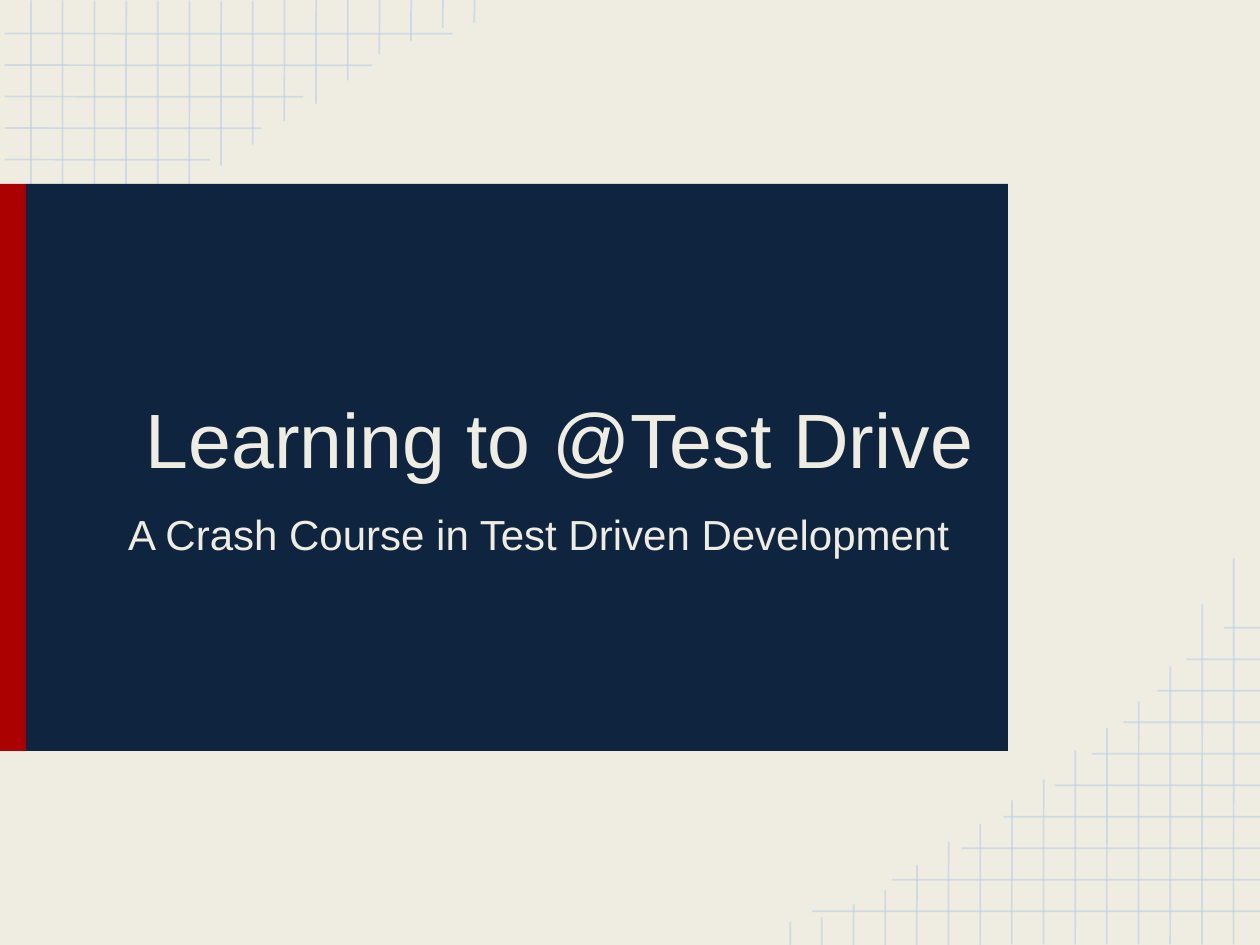
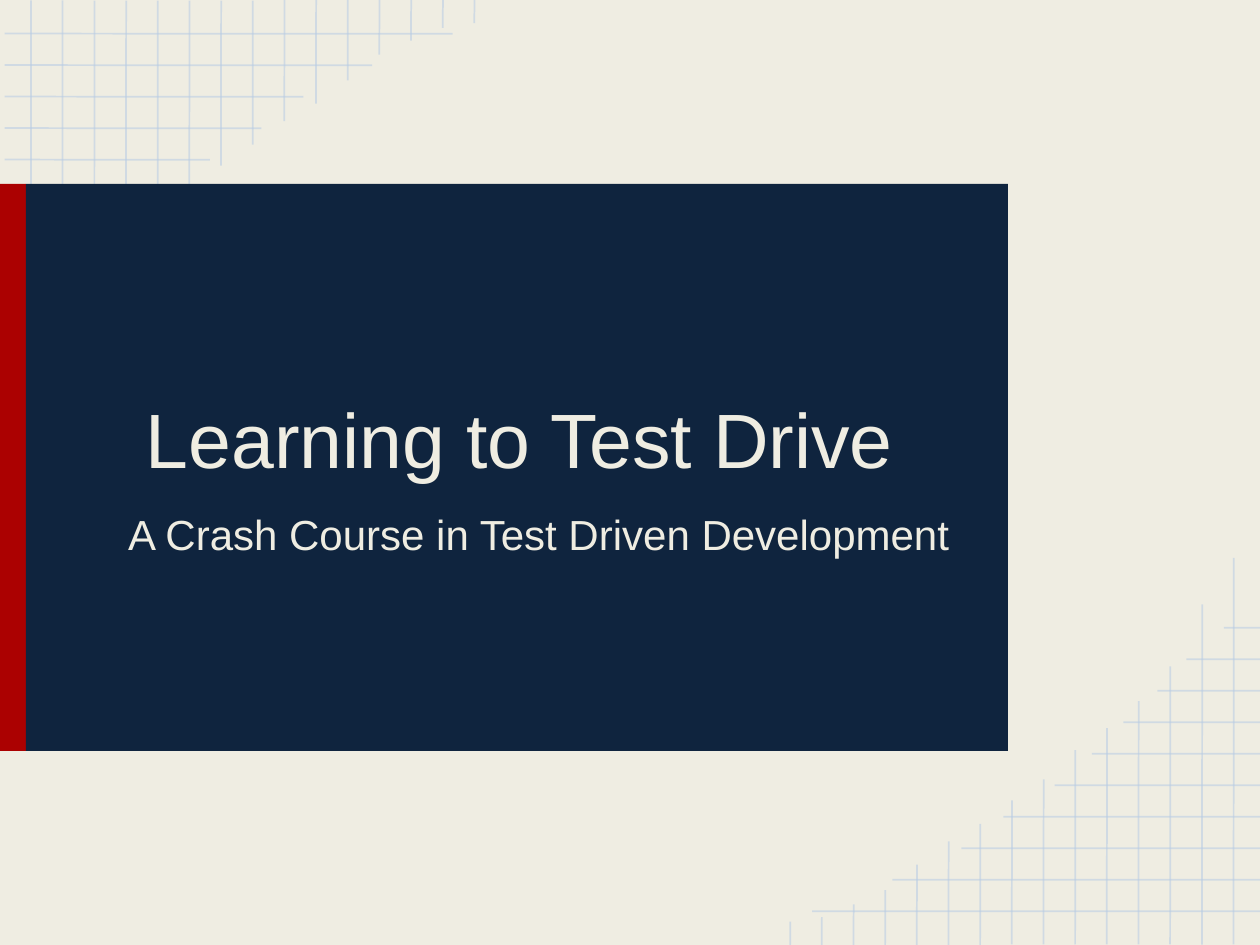
Before and after one commit to bink627/Agile-and-Beyond-TDD, a slide deck: slide 1 of Learning to Test Drive_ A Crash Course in Test Driven Development.pptx. Drawn at 1260x945 pixels with LibreOffice and Linux fonts; fonts in the diff are those of the drawing. Boxes give left, top, right and bottom in pixels: in the first picture for what was removed or moved away, otherwise in the second. Text is boxed around its words. In the diff, an @@ line names an element or a change of style, - is before the commit and + after.

```diff
--- a/Learning to Test Drive_ A Crash Course in Test Driven Development.pptx
+++ b/Learning to Test Drive_ A Crash Course in Test Driven Development.pptx
@@ title at (146,412,893,482): text changed @@
-Learning to @Test Drive
+Learning to Test Drive
```
Also in this commit, not shown: 17 other slides changed.
